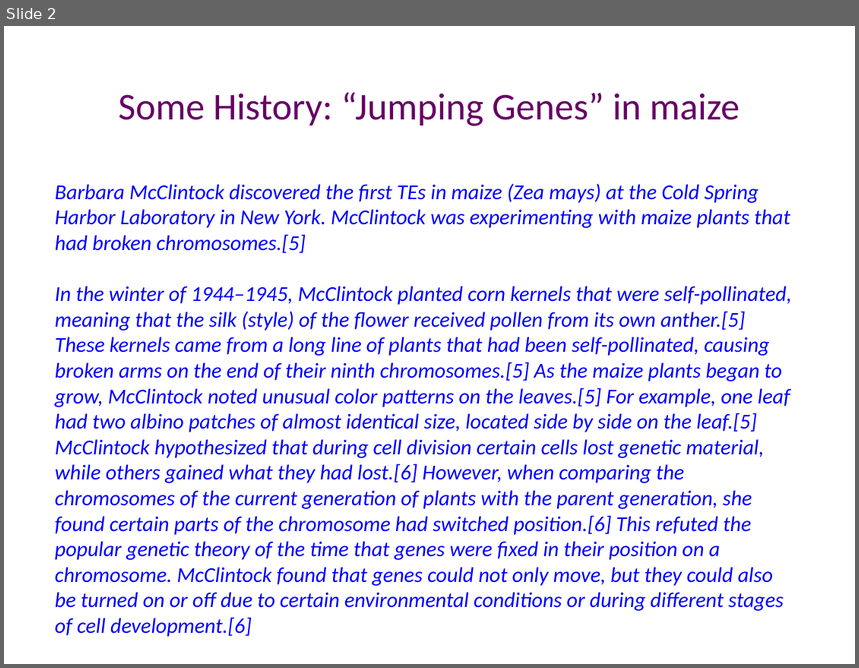
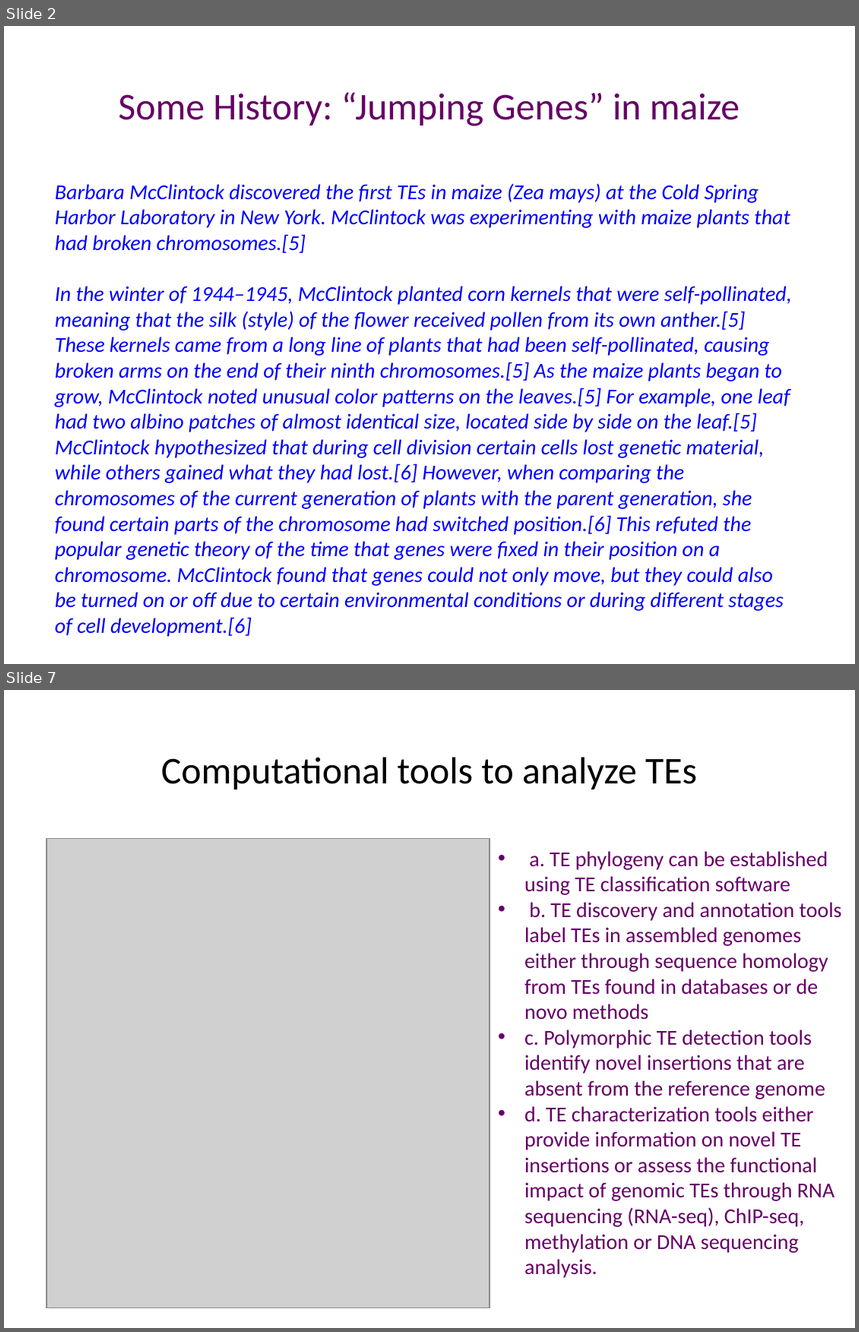
Before and after one commit to manyu90/Journal-Club-presentations, a slide deck: Nov6_2018_Computational_tools_unmasking_TEs/transposable_elements.pptx. Shown one above the other, each under a label of ours: slide 2 before the commit, slides 2 and 7 after it; the slides between them are not shown. The pictures are 859x668 and 859x1332 pixels, drawn with LibreOffice and Linux fonts; fonts in the diff are those of the drawing; grey boxes stand for pictures. Boxes give left, top, right and bottom in pixels: in the first picture for what was removed or moved away, otherwise in the second. Text is boxed around its words. In the diff, an @@ line names an element or a change of style, - is before the commit and + after.

```diff
--- a/Nov6_2018_Computational_tools_unmasking_TEs/transposable_elements.pptx
+++ b/Nov6_2018_Computational_tools_unmasking_TEs/transposable_elements.pptx
@@ slide 7 added at <box>4,690,855,1328</box>, background #FFFFFF @@
@@ title added at <box>161,757,697,790</box>, 32 pt, text #000000 @@
+Computational tools to analyze TEs
@@ picture added at <box>47,839,490,1309</box> @@
@@ text added at <box>525,851,842,1278</box>, 18 pt, text #660066 @@
+• a. TE phylogeny can be established using TE classification software
+• b. TE discovery and annotation tools label TEs in assembled genomes either through sequence homology from TEs found in databases or de novo methods
+• c. Polymorphic TE detection tools identify novel insertions that are absent from the reference genome
+• d. TE characterization tools either provide information on novel TE insertions or assess the functional impact of genomic TEs through RNA sequencing (RNA-seq), ChIP-seq, methylation or DNA sequencing analysis.
```
Also in this commit, not shown: 1 slide changed, 12 other slides added, 2 slides removed, 8 other files.
